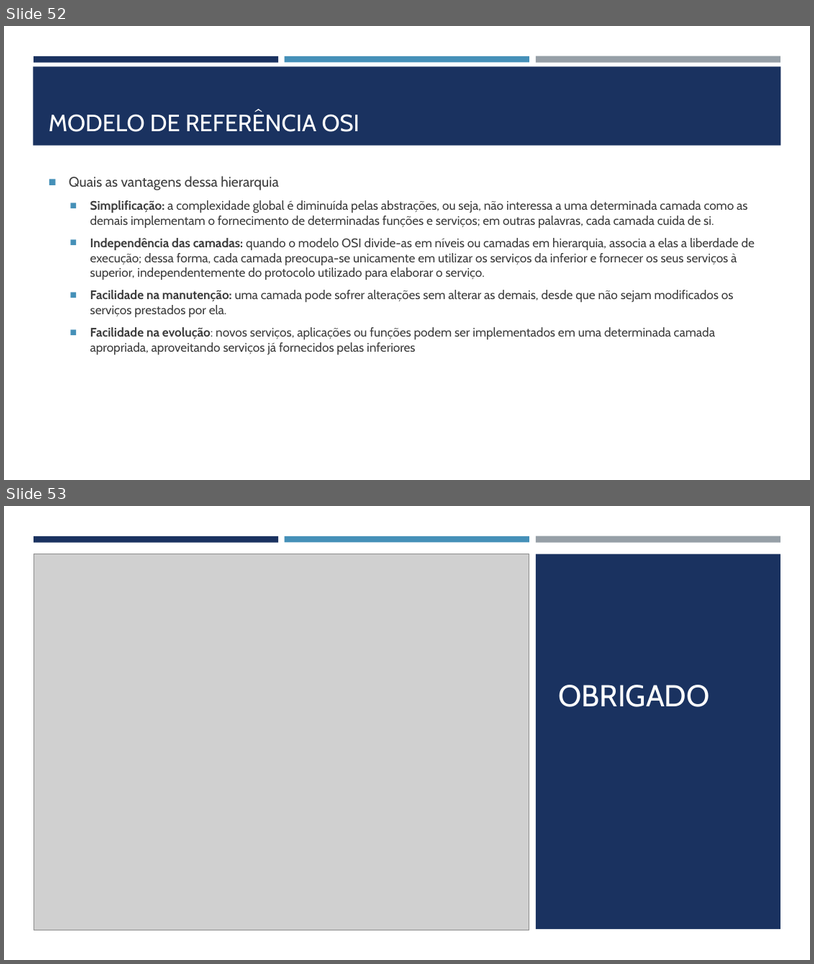
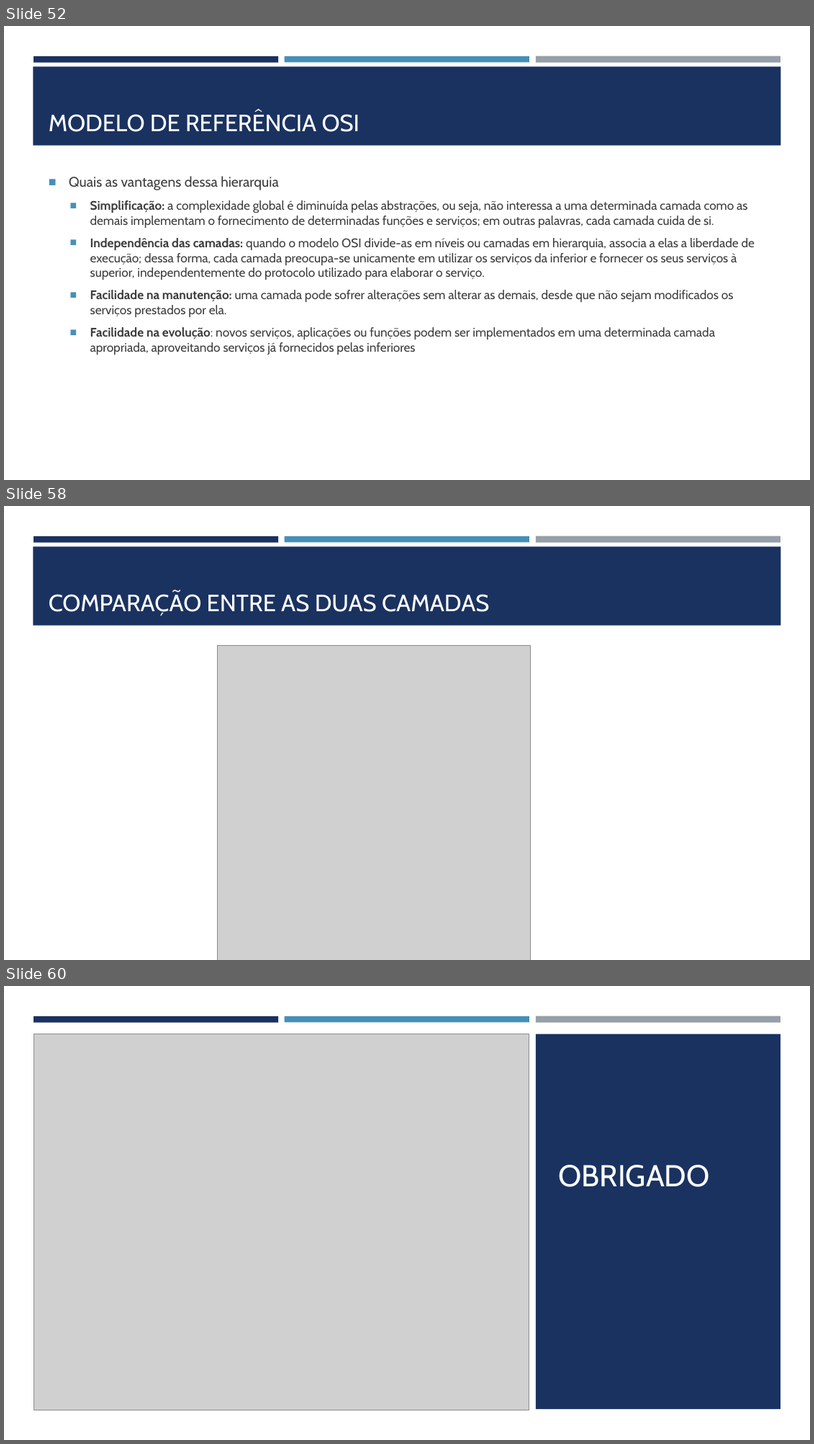
Before and after one commit to joelteixeiradacunha/aulas_php_mysql, a slide deck: Redes/REDES DE COMPUTADORES.pptx. Shown one above the other, each under a label of ours: slides 52 and 53 before the commit, slides 52, 58 and 60 after it; the slides between them are not shown. The pictures are 814x964 and 814x1444 pixels, drawn with LibreOffice and Linux fonts; fonts in the diff are those of the drawing; grey boxes stand for pictures. Boxes give left, top, right and bottom in pixels: in the first picture for what was removed or moved away, otherwise in the second. Text is boxed around its words. In the diff, an @@ line names an element or a change of style, - is before the commit and + after.

```diff
--- a/Redes/REDES DE COMPUTADORES.pptx
+++ b/Redes/REDES DE COMPUTADORES.pptx
@@ slide 58 added at (4,506,810,960), background #FFFFFF; not listed: 4 template elements that a slide beside it also shows @@
@@ title added at (49,592,489,616), 28 pt, text #FFFFFF @@
+COMPARAÇÃO ENTRE AS DUAS CAMADAS
@@ picture added at (218,645,532,960) @@
@@ what was slide 53 is now slide 60 @@
```
Also in this commit, not shown: 6 other slides added, 1 other file.
